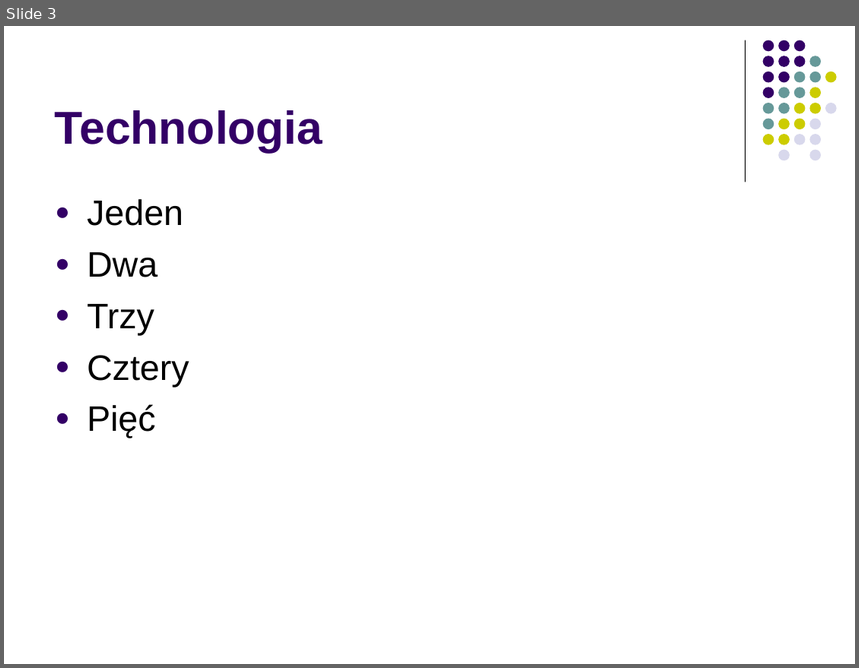
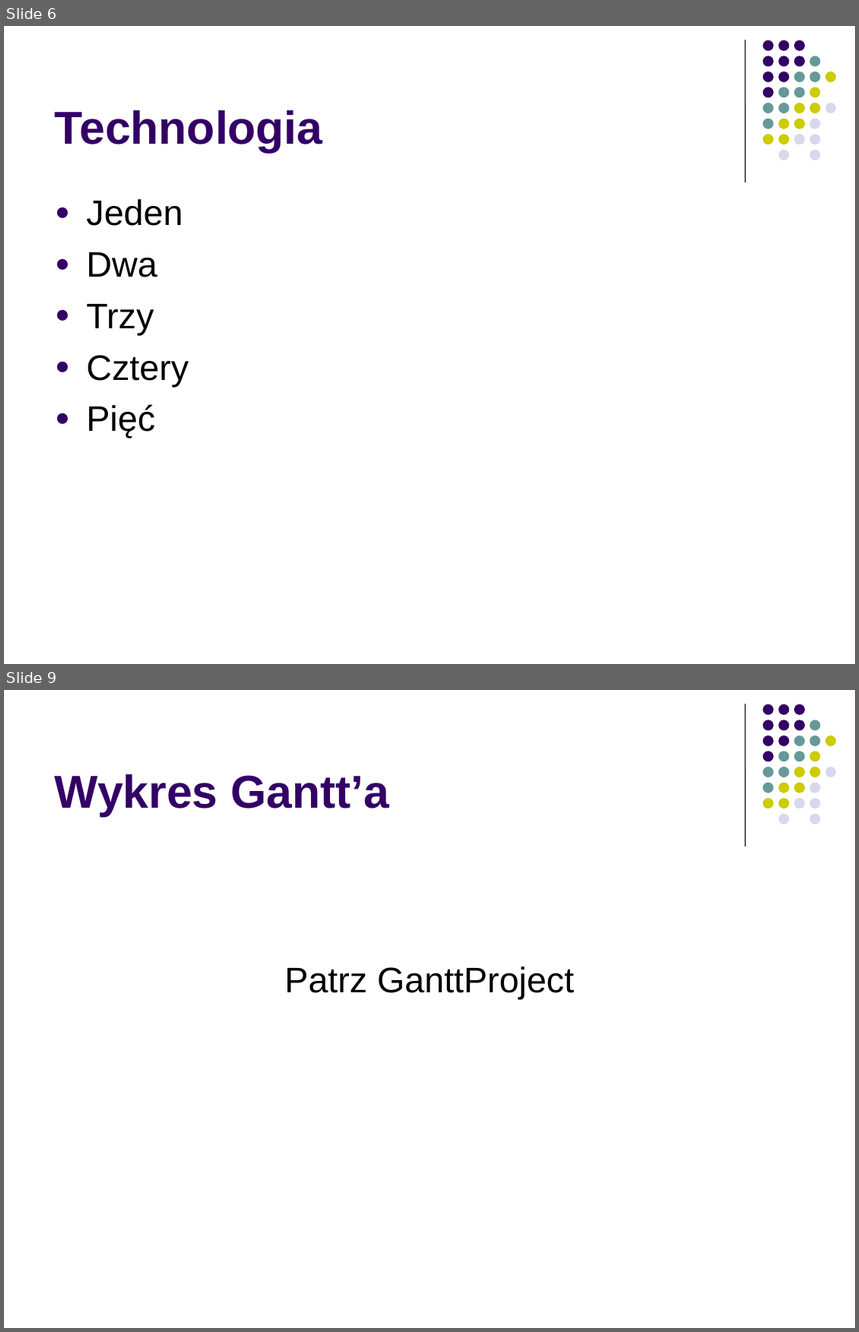
Before and after one commit to Andrzej1984/ZIwG_projekt, a slide deck: Zastosowania informatyki w gospodarce-projekt.ppt. Shown one above the other, each under a label of ours: slide 3 before the commit, slides 6 and 9 after it; the slides between them are not shown. The pictures are 859x668 and 859x1332 pixels, drawn with LibreOffice and Linux fonts; fonts in the diff are those of the drawing. Boxes give left, top, right and bottom in pixels: in the first picture for what was removed or moved away, otherwise in the second. Text is boxed around its words. In the diff, an @@ line names an element or a change of style, - is before the commit and + after.

```diff
--- a/Zastosowania informatyki w gospodarce-projekt.ppt
+++ b/Zastosowania informatyki w gospodarce-projekt.ppt
@@ slide 9 added at bbox=[4, 690, 855, 1328], background #FFFFFF; not listed: 32 template elements that a slide beside it also shows @@
@@ title added at bbox=[55, 774, 389, 817], 39 pt, text #330066, bold @@
+Wykres Gantt’a
@@ text added at bbox=[284, 967, 574, 999], 30 pt, text #000000 @@
+Patrz GanttProject
@@ what was slide 3 is now slide 6 @@
```
Also in this commit, not shown: 2 other slides changed, 6 other slides added, 3 slides removed.
